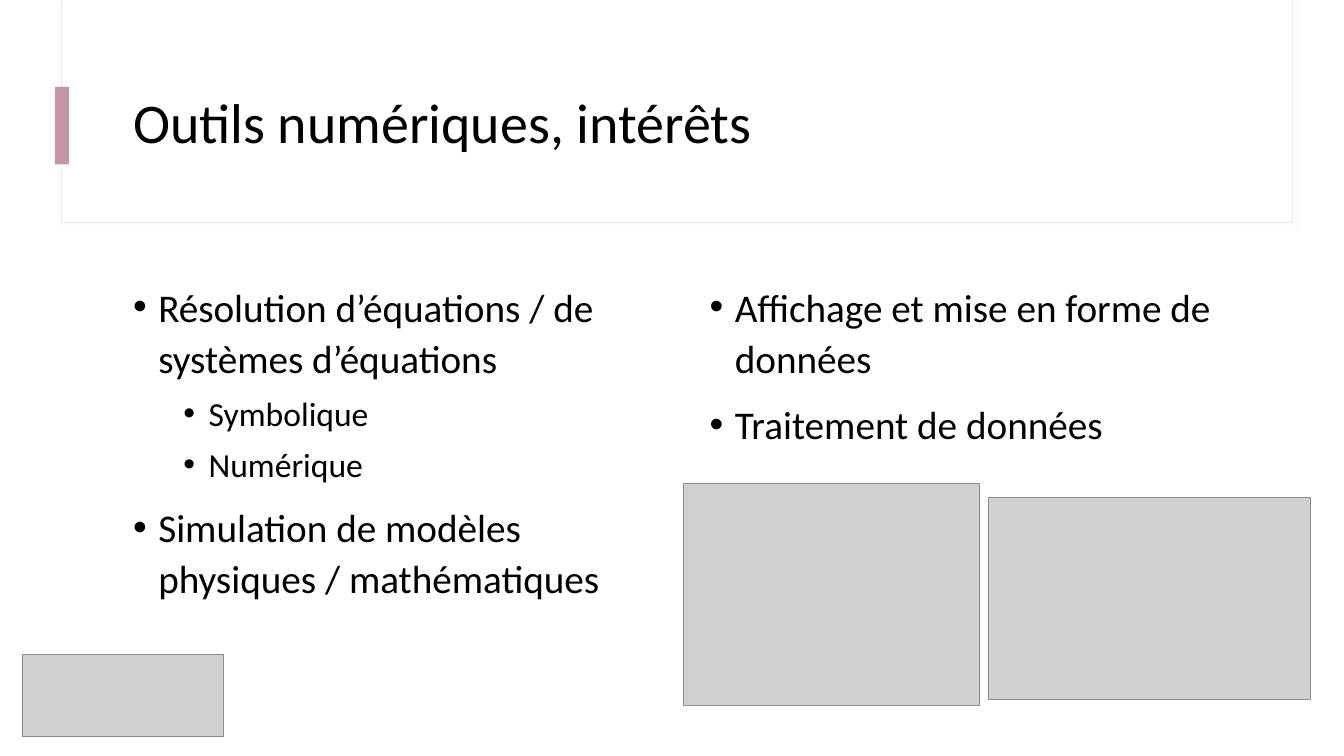
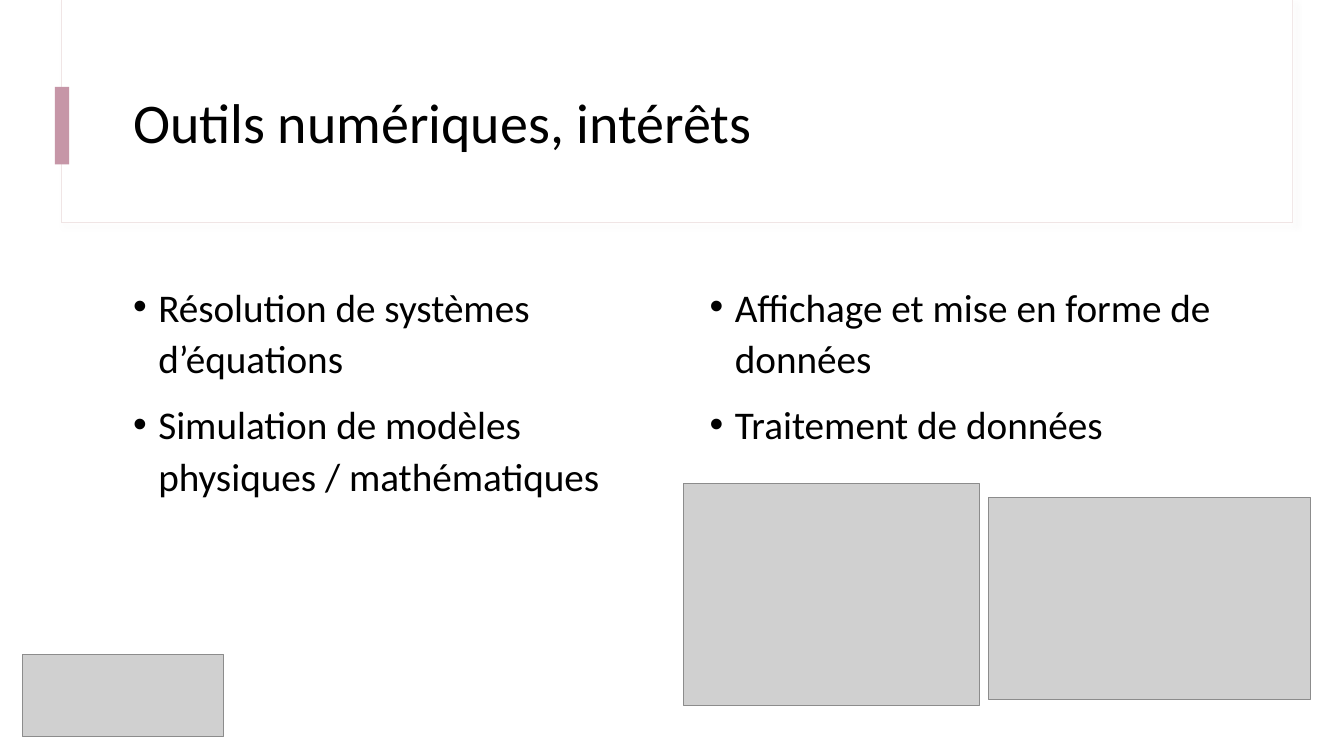
Before and after one commit to IOGS-Digital-Methods/semester-5, a slide deck: slide 2 of ONIP/onip_b0_intro/B0_0_Outils_Methodes.pptx. Drawn at 1344x756 pixels with LibreOffice and Linux fonts; fonts in the diff are those of the drawing; grey boxes stand for pictures. Boxes give left, top, right and bottom in pixels: in the first picture for what was removed or moved away, otherwise in the second. Text is boxed around its words. In the diff, an @@ line names an element or a change of style, - is before the commit and + after.

```diff
--- a/ONIP/onip_b0_intro/B0_0_Outils_Methodes.pptx
+++ b/ONIP/onip_b0_intro/B0_0_Outils_Methodes.pptx
@@ text at (158,294,529,380): text changed @@
-• Résolution d’équations / de systèmes d’équations
-  • Symbolique
-  • Numérique
+• Résolution de systèmes d’équations
```
Also in this commit, not shown: 7 other slides changed, 1 slide removed, 4 other files.
